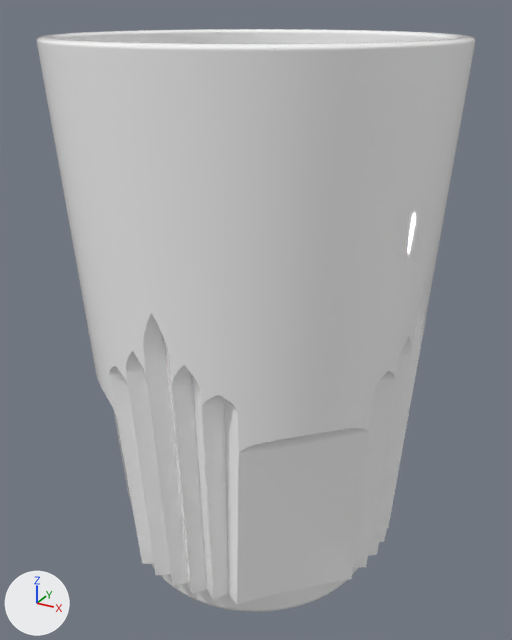
Renders of the glTF model model22/model22.glb from each side of a commit.
The view is the same before and after, from a 50 mm lens placed at (0.0541, -0.0083, 0.0942), pointed at (0.0001, 0.0899, 0.0451). The lights are fixed; the arrows at lower left show +X, +Y and +Z. The older version comes first. Vertices at exactly the same position are counted once.
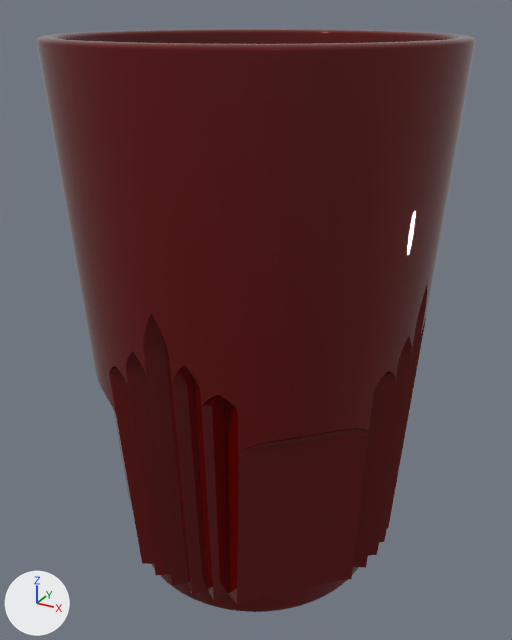
The newer file is also turned or shifted as a whole; pictures and numbers use the older file's frame.

Edits to the bpy script that builds the scene:
```text
Change mat_paint:
    mat_paint.base_color: (1.0, 1.0, 1.0) -> (0.122, 0.0, 0.0)  # white #ffffff -> dark red #620000
Change me_mesh_0:
    used by ob_mesh_0; location = (0.0, 0.0, 0.0)
    remove me_mesh_0.from_pydata(...)  # 7059 vertices, 13880 faces; spans x -0.031..0.031, y 0.059..0.121, z 0.0..0.0907
    add me_mesh_0.from_pydata(...)  # 6446 vertices, 12410 faces; spans x -0.031..0.031, y 0.059..0.121, z 0.0..0.0907
    me_mesh_0 part 1: 617 vertices removed from x -0.0251..0.0222, y 0.0649..0.1151, z 0.0071..0.09; 4 vertices added at x -0.0289..0.0289, y 0.09, z 0.0572
```

Location of each change, (x1, y1, x2, y2) in pixels of the pictures (512 x 640 px):
'Mesh_0', recoloured (white to dark red)
    both: (37, 29, 475, 612)
'Mesh_1', now drawn (mostly hidden)
    after: (66, 34, 446, 389)
part 1 of me_mesh_0, reshaped
    before: (66, 33, 446, 454)
    after: (424, 247, 434, 292)
